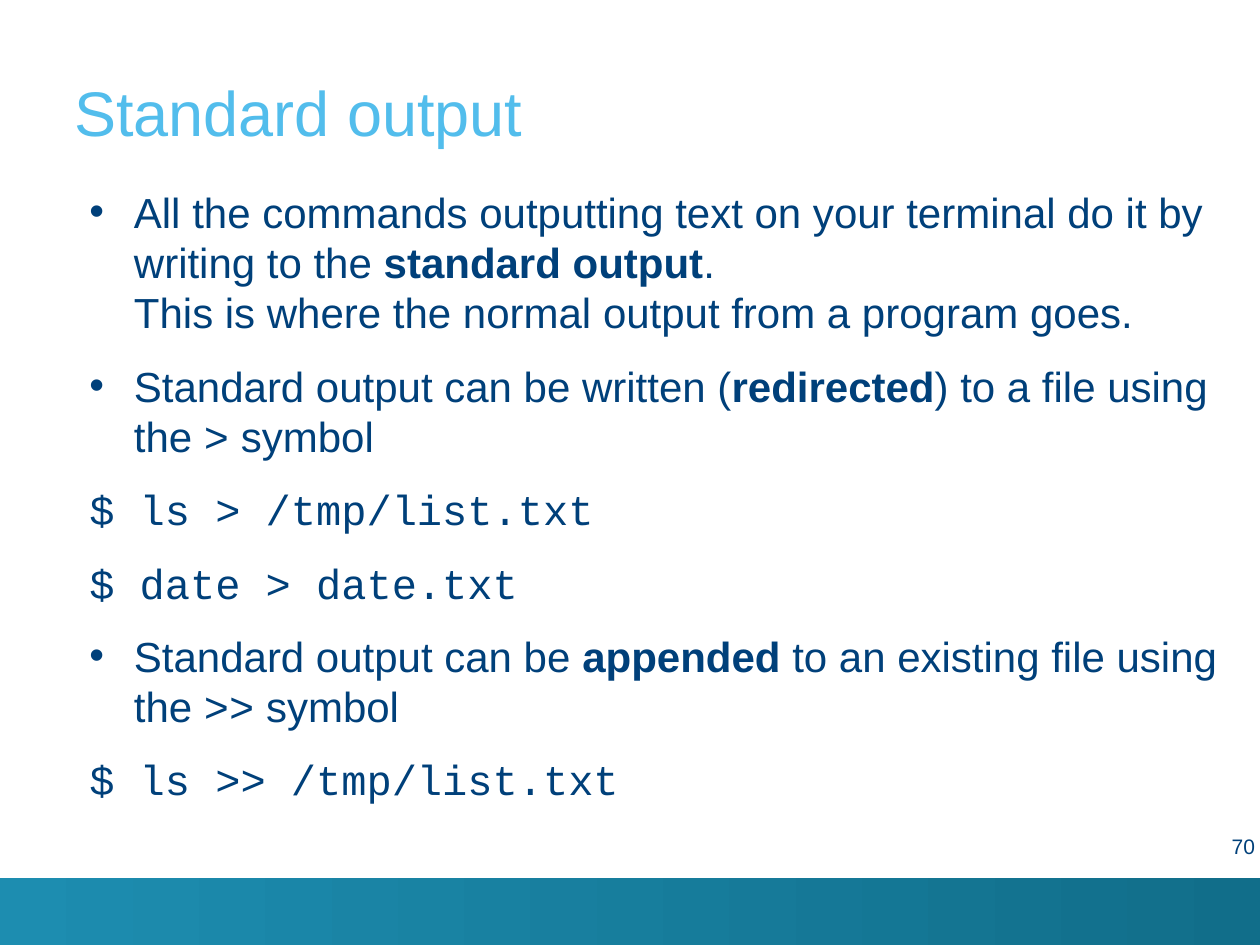
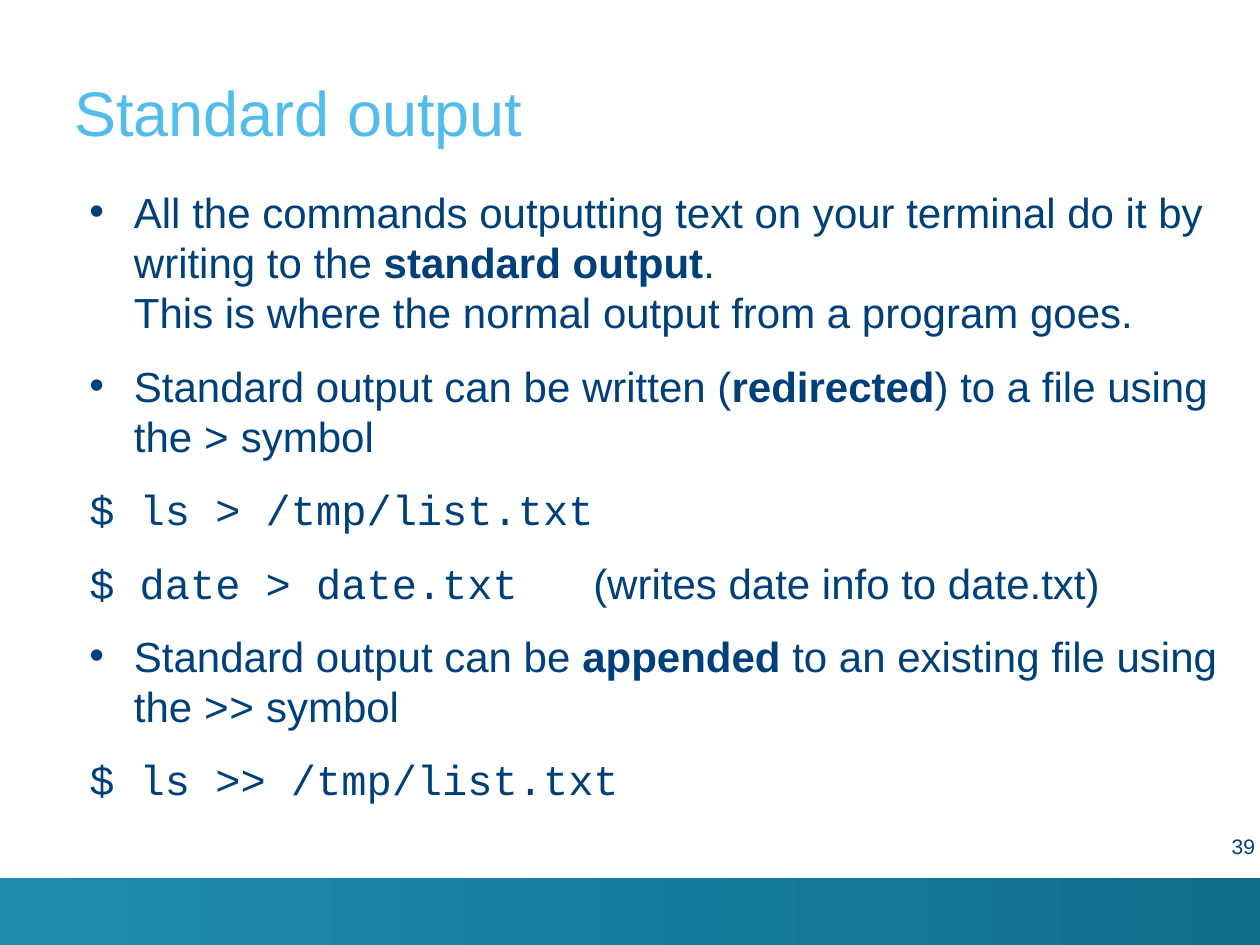
Before and after one commit to hpcleuven/Linux-intro, a slide deck: slide 39 of Linux-intro.pptx (slide 70 before the commit). Drawn at 1260x945 pixels with LibreOffice and Linux fonts; fonts in the diff are those of the drawing; background and template pictures are left out. Boxes give left, top, right and bottom in pixels: in the first picture for what was removed or moved away, otherwise in the second. Text is boxed around its words. In the diff, an @@ line names an element or a change of style, - is before the commit and + after.

```diff
--- a/Linux-intro.pptx
+++ b/Linux-intro.pptx
@@ text at [140, 568, 1100, 607]: text changed; font Courier New to Arial @@
-$ date > date.txt
+$ date > date.txt (writes date info to date.txt)
@@ page number at [1232, 839, 1255, 855]: text changed @@
-70
+39
```
Also in this commit, not shown: 14 other slides changed, 8 slides removed, 3 other files.
